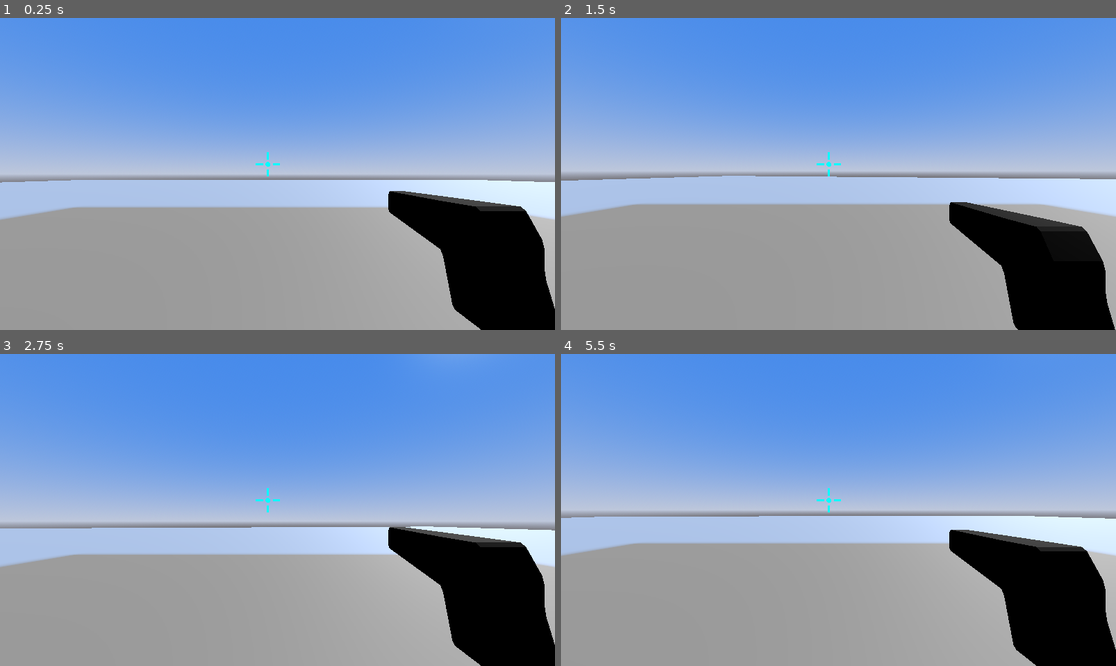
Above: before the commit, frames 1-4 (two rows, left to right).
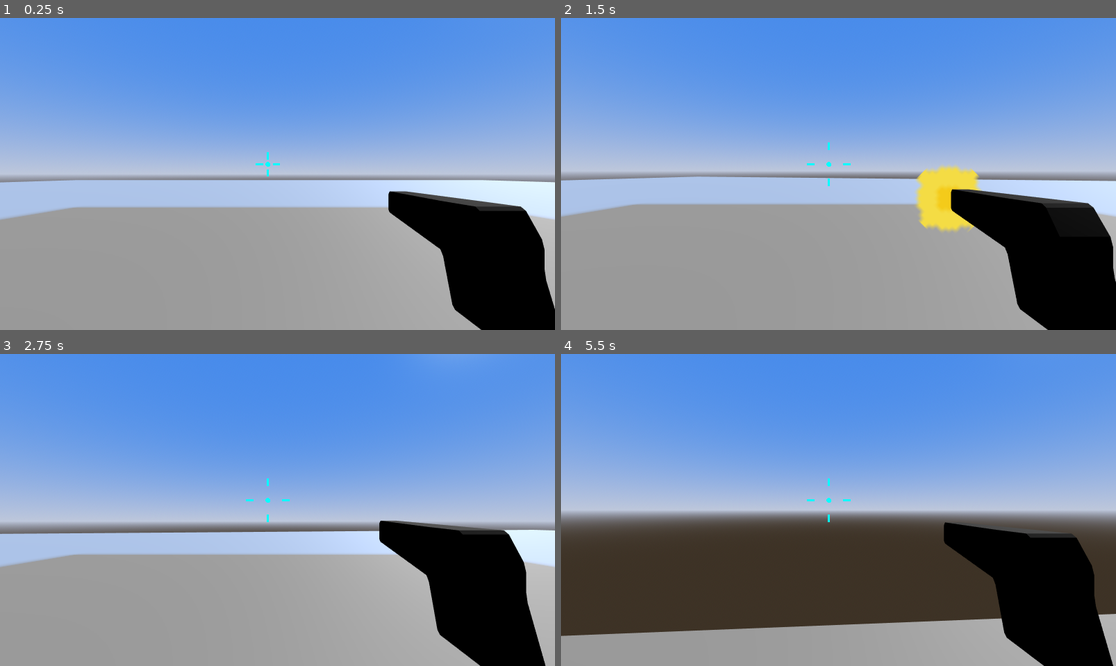
Above: after the commit, the same moments.

Repository: StudioXPEtudiant/24-25QC.Me.S4.KhornHeretics
Game: Godot game, scene res://Benjamin/Scene/test.tscn
The game is run twice, just before and just after one commit, with the same random seed, the same clock (stepped at 60 frames per second) and the same inputs.
Inputs (mouse positions are in pixels of both pictures, inside the frame that each line leads up to):
- Up to frame 1 (0.25 s): no input
- Up to frame 2 (1.5 s): move the mouse to (866, 174) at 0.52 s; hold W (Up, bound only after the commit) from 0.53 s (still down); click (866, 174) at 0.6 s; move the mouse to (810, 174) at 1.27 s; click (810, 174) at 1.35 s
- Up to frame 3 (2.75 s): keep holding W (Up, bound only after the commit); move the mouse to (288, 503) at 2.02 s; click (288, 503) at 2.1 s
- Up to frame 4 (5.5 s): keep holding W (Up, bound only after the commit); move the mouse to (832, 516) at 2.77 s; click (832, 516) at 2.85 s; move the mouse to (877, 513) at 3.52 s; click (877, 513) at 3.6 s; move the mouse to (794, 506) at 4.27 s; click (794, 506) at 4.35 s; move the mouse to (844, 510) at 5.02 s; click (844, 510) at 5.1 s

The runs differ from the first frame. In frame 1, 0.3% of the frame differs, in the area x 0-100%, y 51-100%; in frame 2, 5.7%; in frame 3, 3.7%; in frame 4, 31%, in the area x 0-100%, y 39-100%.

Commit message:
sauvegarde project

Diff:
--- a/project.godot
+++ b/project.godot
@@ -11,6 +11,46 @@
 [application]
 
 config/name="24-25qc.me.s 4.khorn Heretics"
-run/main_scene="res://Benjamin/Scene/test.tscn"
-config/features=PackedStringArray("4.2", "Forward Plus")
+run/main_scene="uid://cfholh5iov8g6"
+config/features=PackedStringArray("4.4", "Forward Plus")
 config/icon="res://icon.svg"
+
+[display]
+
+window/size/mode=3
+
+[filesystem]
+
+import/blender/enabled=false
+
+[input]
+
+Shoot={
+"deadzone": 0.2,
+"events": [Object(InputEventMouseButton,"resource_local_to_scene":false,"resource_name":"","device":-1,"window_id":0,"alt_pressed":false,"shift_pressed":false,"ctrl_pressed":false,"meta_pressed":false,"button_mask":1,"position":Vector2(178, 7),"global_position":Vector2(187, 55),"factor":1.0,"button_index":1,"canceled":false,"pressed":true,"double_click":false,"script":null)
+]
+}
+Left={
+"deadzone": 0.2,
+"events": [Object(InputEventKey,"resource_local_to_scene":false,"resource_name":"","device":-1,"window_id":0,"alt_pressed":false,"shift_pressed":false,"ctrl_pressed":false,"meta_pressed":false,"pressed":false,"keycode":0,"physical_keycode":65,"key_label":0,"unicode":97,"location":0,"echo":false,"script":null)
+]
+}
+Right={
+"deadzone": 0.2,
+"events": [Object(InputEventKey,"resource_local_to_scene":false,"resource_name":"","device":-1,"window_id":0,"alt_pressed":false,"shift_pressed":false,"ctrl_pressed":false,"meta_pressed":false,"pressed":false,"keycode":0,"physical_keycode":68,"key_label":0,"unicode":100,"location":0,"echo":false,"script":null)
+]
+}
+Up={
+"deadzone": 0.2,
+"events": [Object(InputEventKey,"resource_local_to_scene":false,"resource_name":"","device":-1,"window_id":0,"alt_pressed":false,"shift_pressed":false,"ctrl_pressed":false,"meta_pressed":false,"pressed":false,"keycode":0,"physical_keycode":87,"key_label":0,"unicode":119,"location":0,"echo":false,"script":null)
+]
+}
+Down={
+"deadzone": 0.2,
+"events": [Object(InputEventKey,"resource_local_to_scene":false,"resource_name":"","device":-1,"window_id":0,"alt_pressed":false,"shift_pressed":false,"ctrl_pressed":false,"meta_pressed":false,"pressed":false,"keycode":0,"physical_keycode":83,"key_label":0,"unicode":115,"location":0,"echo":false,"script":null)
+]
+}
+
+[rendering]
+
+anti_aliasing/quality/msaa_3d=3
Not shown, changed: Benjamin/Pistole.obj.import
Not shown, changed: Benjamin/XP.obj.import
